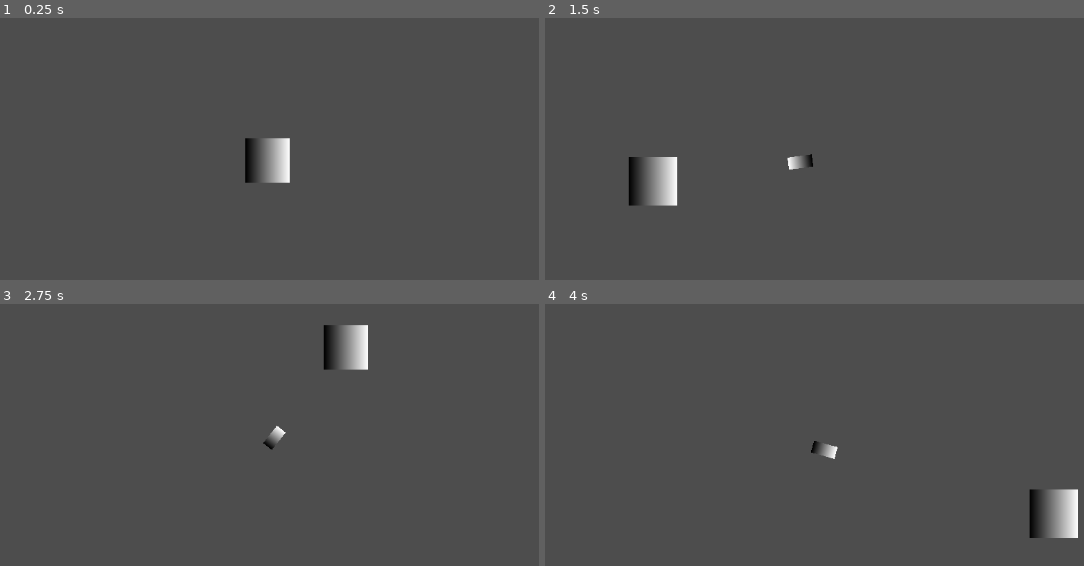
Above: before the commit, frames 1-4 (two rows, left to right).
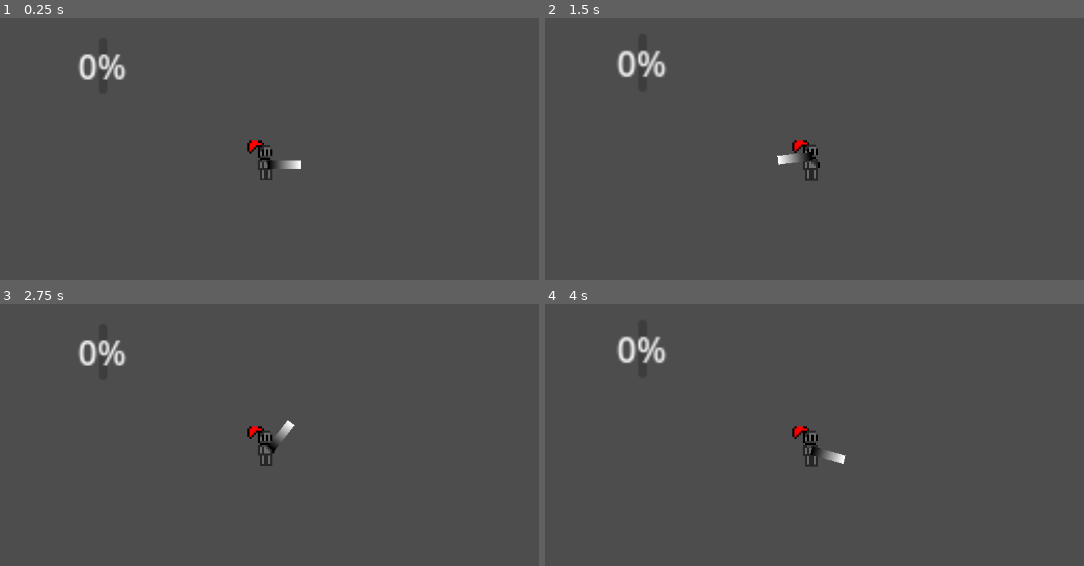
Above: after the commit, the same moments.

Repository: entalk09/infinity_dungeon_gamefiles
Game: Godot game, scene res://scenes/main.tscn
Two runs of this game, one before a commit and one after it. Both use one fixed random seed, a clock stepped at 60 frames per second and the inputs below.
Inputs (mouse positions are in pixels of both pictures, inside the frame that each line leads up to):
- Up to frame 1 (0.25 s): no input
- Up to frame 2 (1.5 s): tap Enter at 0.5 s; move the mouse to (986, 138) at 0.52 s; hold D (move_right) 0.53-1.28 s; click (986, 138) at 0.6 s; tap Space at 1.25 s; move the mouse to (652, 183) at 1.27 s; hold S (move_down) from 1.28 s (still down); tap Mouse wheel up (zoom_in) at 1.35 s
- Up to frame 3 (2.75 s): tap Enter at 2 s; move the mouse to (344, 348) at 2.02 s; release S (move_down) at 2.03 s; hold D (move_right) from 2.03 s (still down); tap Mouse wheel down (zoom_out) at 2.1 s
- Up to frame 4 (4 s): tap Space at 2.75 s; move the mouse to (771, 537) at 2.77 s; release D (move_right) at 2.78 s; hold W (move_up) 2.78-3.53 s; click (771, 537) at 2.85 s; tap Enter at 3.5 s; move the mouse to (1051, 513) at 3.52 s; hold A (move_left) from 3.53 s (still down); tap Mouse wheel up (zoom_in) at 3.6 s

The runs differ from the first frame. In frame 1, 1.9% of the frame differs, in the area x 14-56%, y 13-63%; in frame 2, 2.6%, in the area x 13-52%, y 12-72%; in frame 3, 2.2%; in frame 4, 2.6%.

Commit message:
added the enemy class

Diff:
--- a/bullet_data.gd
+++ b/bullet_data.gd
@@ -1,5 +1,5 @@
 extends Resource
 class_name BulletData
 
-@export var speed: float = 100.0
+@export var speed: float = 500.0
 @export var damage: float = 1.0
--- /dev/null
+++ b/entitys/enemys/enemy.gd
@@ -0,0 +1,22 @@
+extends CharacterBody2D
+class_name Enemy
+
+@export_category("stats")
+@export var health: int = 1
+@export var speed: float = 1
+#@export var weapon: WeaponData ##add if the enimy is ranged
+@export var damage: int = 1 ##melee damage, unessicery if there is a gun
+enum enemy_type_list {
+	melee,
+	ranged
+}
+@export var enemy_type: enemy_type_list = enemy_type_list.melee
+
+# Called when the node enters the scene tree for the first time.
+func _ready() -> void:
+	pass # Replace with function body.
+
+
+# Called every frame. 'delta' is the elapsed time since the previous frame.
+func _process(delta: float) -> void:
+	pass
--- /dev/null
+++ b/entitys/enemys/enemy.tscn
@@ -0,0 +1,6 @@
+[gd_scene load_steps=2 format=3 uid="uid://blw6ta7nud767"]
+
+[ext_resource type="Script" uid="uid://d11wwwnryj1x2" path="res://entitys/enemys/enemy.gd" id="1_4rcl4"]
+
+[node name="Enemy" type="CharacterBody2D"]
+script = ExtResource("1_4rcl4")
--- a/entitys/player/player.gd
+++ b/entitys/player/player.gd
@@ -2,10 +2,10 @@
 class_name Player
 
 const speed: float = 100
-var zoom: float = 1
+var zoom: float = 3
 
-const zoom_min: float = 0.9
-const zoom_max: float = 2.0
+const zoom_min: float = 2
+const zoom_max: float = 5.0
 
 @onready var gun_pivot: Node2D = $gun_pivot
 @onready var cursor: Sprite2D = $cursor
--- a/entitys/player/player.tscn
+++ b/entitys/player/player.tscn
@@ -1,23 +1,40 @@
-[gd_scene load_steps=8 format=3 uid="uid://dwry7m0o4xy24"]
+[gd_scene load_steps=9 format=3 uid="uid://dwry7m0o4xy24"]
 
 [ext_resource type="Script" uid="uid://d3ywjcnlmfy57" path="res://entitys/player/player.gd" id="1_18y4t"]
+[ext_resource type="Texture2D" uid="uid://khq6ysdcnol2" path="res://entitys/player/sprites/main_character.png" id="2_ytc5b"]
 
 [sub_resource type="CircleShape2D" id="CircleShape2D_ytc5b"]
-radius = 22.0
+radius = 8.062258
 
 [sub_resource type="SpriteFrames" id="SpriteFrames_rpjyd"]
+animations = [{
+"frames": [{
+"duration": 1.0,
+"texture": ExtResource("2_ytc5b")
+}],
+"loop": true,
+"name": &"default",
+"speed": 5.0
+}, {
+"frames": [],
+"loop": true,
+"name": &"new_animation",
+"speed": 5.0
+}]
 
 [sub_resource type="Gradient" id="Gradient_18y4t"]
 
 [sub_resource type="GradientTexture2D" id="GradientTexture2D_ytc5b"]
 gradient = SubResource("Gradient_18y4t")
-width = 32
-height = 16
+width = 16
+height = 4
 
 [sub_resource type="Gradient" id="Gradient_ytc5b"]
 
 [sub_resource type="GradientTexture2D" id="GradientTexture2D_rpjyd"]
 gradient = SubResource("Gradient_ytc5b")
+width = 16
+height = 16
 
 [node name="Player" type="CharacterBody2D"]
 collision_layer = 2
@@ -28,15 +45,31 @@
 shape = SubResource("CircleShape2D_ytc5b")
 
 [node name="AnimatedSprite2D" type="AnimatedSprite2D" parent="."]
+texture_filter = 1
+position = Vector2(-2, 0)
 sprite_frames = SubResource("SpriteFrames_rpjyd")
 
 [node name="Camera2D" type="Camera2D" parent="."]
 
+[node name="hud" type="Control" parent="Camera2D"]
+layout_mode = 3
+anchors_preset = 0
+offset_right = 40.0
+offset_bottom = 40.0
+
+[node name="healthbar_1" type="ProgressBar" parent="Camera2D/hud"]
+layout_mode = 0
+offset_left = -81.0
+offset_top = -59.0
+offset_right = -77.0
+offset_bottom = -32.0
+
 [node name="gun_pivot" type="Node2D" parent="."]
 
 [node name="Sprite2D" type="Sprite2D" parent="gun_pivot"]
-position = Vector2(16, 0)
+position = Vector2(8, 2)
 texture = SubResource("GradientTexture2D_ytc5b")
 
 [node name="cursor" type="Sprite2D" parent="."]
+visible = false
 texture = SubResource("GradientTexture2D_rpjyd")
Not shown, added: entitys/enemys/enemy.gd.uid
Binary file added: entitys/player/sprites/main_character.png
Not shown, added: entitys/player/sprites/main_character.png.import
